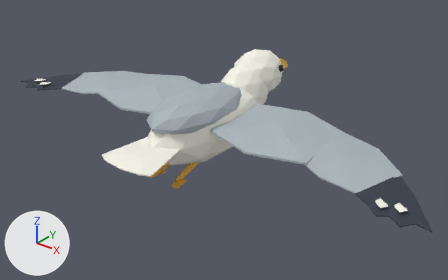
The Blender file source/art-source/wild_bird.blend, before and after one commit.
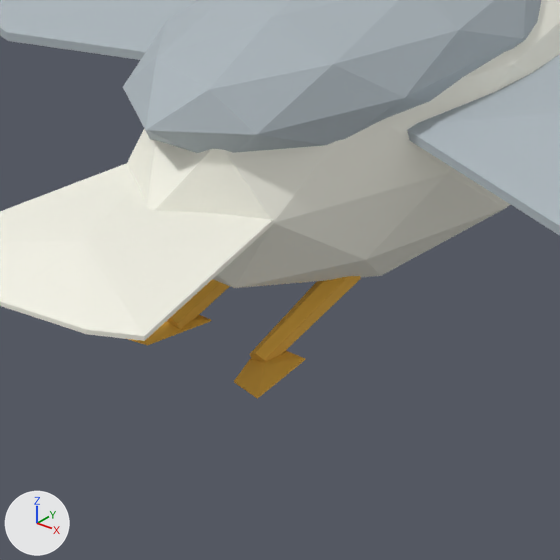
There are two pictures of each version: one whole from a camera (50 mm lens) standing at (1.312, -1.572, 0.909) and looking at (0.045, 0.011, -0.072), one close up on the part from 27% to 54% of the width and 36% to 81% of the height. The axes (+X, +Y, +Z) are drawn at lower left. The lights are the same throughout. The older version's two pictures come first.

The first close-up shows 'grey inner wing', 'grey inner wing.001', 'streamlined white body', 'white rounded tail'.
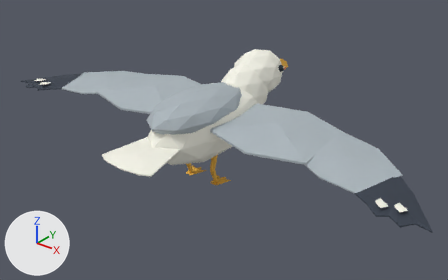
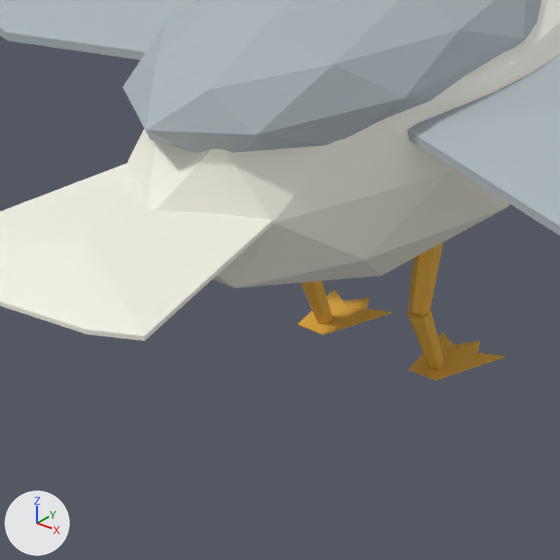
Where the change shows, as pixel boxes [x1, y1, x2, y2] in the close-ups (560 x 560 px):
'streamlined white body', reshaped: before [123, 0, 560, 399]; after [123, 0, 560, 288]
'lower leg.001', added (brown): after [407, 243, 505, 381]
'lower leg', added (orange): after [298, 281, 392, 335]
part 1 of me_icosphere, deleted (brown): before [250, 276, 361, 362]
part 2 of me_icosphere, deleted (brown): before [167, 279, 230, 330]
part 3 of me_icosphere, deleted (brown): before [234, 351, 305, 399]
part 4 of me_icosphere, deleted (brown): before [128, 315, 211, 345]

What changed in the scene script:
```text
Add mat_legr_palette:
    mat_legr_palette = bpy.data.materials.new('LegR palette')
    mat_legr_palette.use_nodes = True; mat_legr_palette.node_tree.nodes.clear()
    _N = mat_legr_palette.node_tree.nodes; _L = mat_legr_palette.node_tree.links
    n0 = _N.new('ShaderNodeBsdfPrincipled'); n0.name = 'Principled BSDF'
    n0.inputs[2].default_value = 0.8  # 'Roughness'
    n1 = _N.new('ShaderNodeOutputMaterial'); n1.name = 'Material Output'
    n2 = _N.new('ShaderNodeVertexColor'); n2.name = 'Color Attribute'
    n2.layer_name = 'Tint'
    _L.new(n0.outputs[0], n1.inputs[0])  # 'BSDF' to 'Surface'
    _L.new(n2.outputs[0], n0.inputs[0])  # 'Color' to 'Base Color'
Add mat_legl_palette:
    mat_legl_palette = bpy.data.materials.new('LegL palette')
    mat_legl_palette.use_nodes = True; mat_legl_palette.node_tree.nodes.clear()
    _N = mat_legl_palette.node_tree.nodes; _L = mat_legl_palette.node_tree.links
    n0 = _N.new('ShaderNodeBsdfPrincipled'); n0.name = 'Principled BSDF'
    n0.inputs[2].default_value = 0.8  # 'Roughness'
    n1 = _N.new('ShaderNodeOutputMaterial'); n1.name = 'Material Output'
    n2 = _N.new('ShaderNodeVertexColor'); n2.name = 'Color Attribute'
    n2.layer_name = 'Tint'
    _L.new(n0.outputs[0], n1.inputs[0])  # 'BSDF' to 'Surface'
    _L.new(n2.outputs[0], n0.inputs[0])  # 'Color' to 'Base Color'
Change me_icosphere:
    used by ob_streamlined_white_body; parent = ob_body; location = (0.0, -0.025, 0.0); scale = (0.128, 0.285, 0.128)
    remove me_icosphere.from_pydata(...)  # 170 vertices, 280 faces; spans x -0.95..0.95, y -1.0..1.16, z -1.08..1.23
    add me_icosphere.from_pydata(...)  # 126 vertices, 240 faces; spans x -0.95..0.95, y -1.0..1.16, z -1.0..1.23
    me_icosphere part 1: the loose piece of 12 vertices spanning x 0.27..0.43, y -0.78..-0.39, z -1.08..-0.65 is deleted
    me_icosphere part 2: the loose piece of 12 vertices spanning x -0.43..-0.27, y -0.78..-0.39, z -1.08..-0.65 is deleted
    me_icosphere part 3: the loose piece of 10 vertices spanning x 0.21..0.63, y -0.91..-0.68, z -1.06..-0.99 is deleted
    me_icosphere part 4: the loose piece of 10 vertices spanning x -0.63..-0.21, y -0.91..-0.68, z -1.06..-0.99 is deleted
Add me_cone_002:
    me_cone_002.from_pydata(...)  # 40 vertices, 37 faces; spans x -0.031..0.034, y -0.0902..0.012, z -0.0411..0.0987
    me_cone_002.materials.append(mat_legr_palette)
Add me_cone:
    me_cone.from_pydata(...)  # 40 vertices, 37 faces; spans x -0.031..0.034, y -0.0902..0.012, z -0.0411..0.0987
    me_cone.materials.append(mat_legl_palette)
Add ob_lower_leg_001:
    ob_lower_leg_001 = bpy.data.objects.new('lower leg.001', me_cone_002)
    ob_lower_leg_001.parent = ob_legr
    ob_lower_leg_001.location = (0.0, -0.0095, -0.04)
    ob_lower_leg_001.rotation_euler = (2.908, 0.0, 0.0)  # degrees (167, 0, 0)
Add ob_legr:
    ob_legr = bpy.data.objects.new('LegR', None)
    ob_legr.parent = ob_body
    ob_legr.location = (0.06, -0.055, -0.075)
Add ob_lower_leg:
    ob_lower_leg = bpy.data.objects.new('lower leg', me_cone)
    ob_lower_leg.parent = ob_legl
    ob_lower_leg.location = (0.0, -0.0095, -0.04)
    ob_lower_leg.rotation_euler = (2.908, 0.0, 0.0)  # degrees (167, 0, 0)
Add ob_legl:
    ob_legl = bpy.data.objects.new('LegL', None)
    ob_legl.parent = ob_body
    ob_legl.location = (-0.06, -0.055, -0.075)
```
